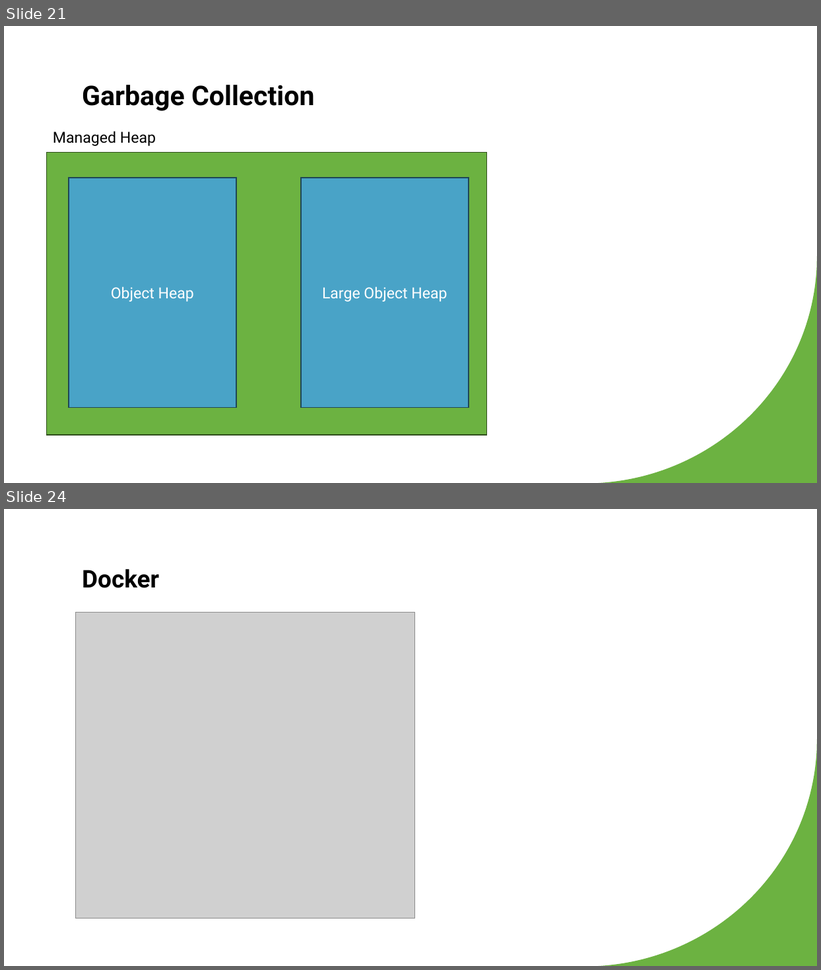
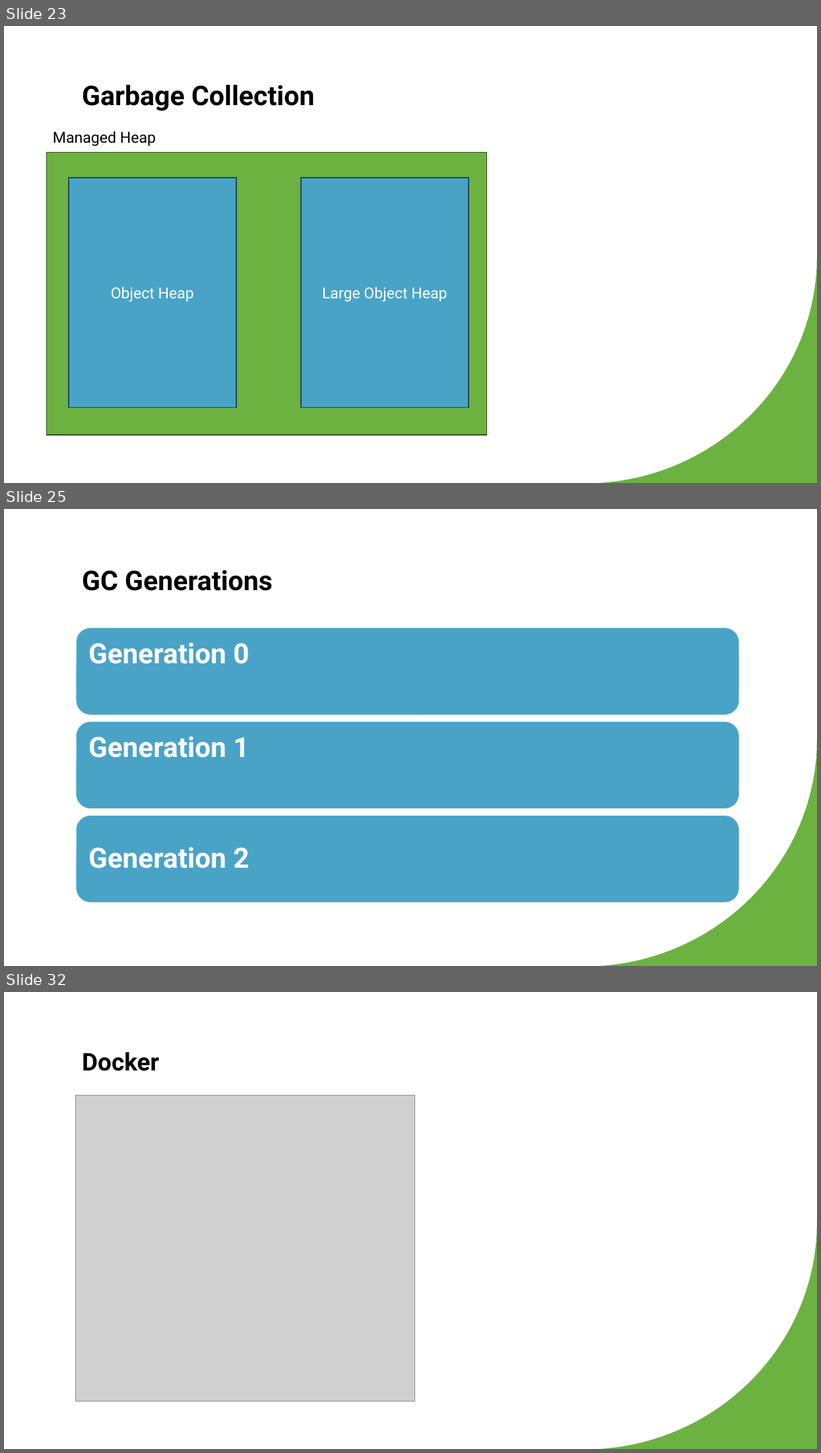
Before and after one commit to NicoVermeir/DotnetAbc, a slide deck: dotnet abc.pptx. Shown one above the other, each under a label of ours: slides 21 and 24 before the commit, slides 23, 25 and 32 after it; the slides between them are not shown. The pictures are 821x970 and 821x1453 pixels, drawn with LibreOffice and Linux fonts; fonts in the diff are those of the drawing; grey boxes stand for pictures. Boxes give left, top, right and bottom in pixels: in the first picture for what was removed or moved away, otherwise in the second. Text is boxed around its words. In the diff, an @@ line names an element or a change of style, - is before the commit and + after.

```diff
--- a/dotnet abc.pptx
+++ b/dotnet abc.pptx
@@ slide 25 added at box(4, 509, 817, 966), background #FFFFFF; not listed: 1 template element that a slide beside it also shows @@
@@ title added at box(82, 570, 273, 591), 32 pt, text #000000, bold @@
+GC Generations
@@ group added at box(76, 628, 740, 903): 3 rounded rectangles, 3 texts @@
+Generation 0
+Generation 1
+Generation 2
@@ what was slide 21 is now slide 23 @@
@@ what was slide 24 is now slide 32 @@
```
Also in this commit, not shown: 8 slides changed, 11 other slides added.
